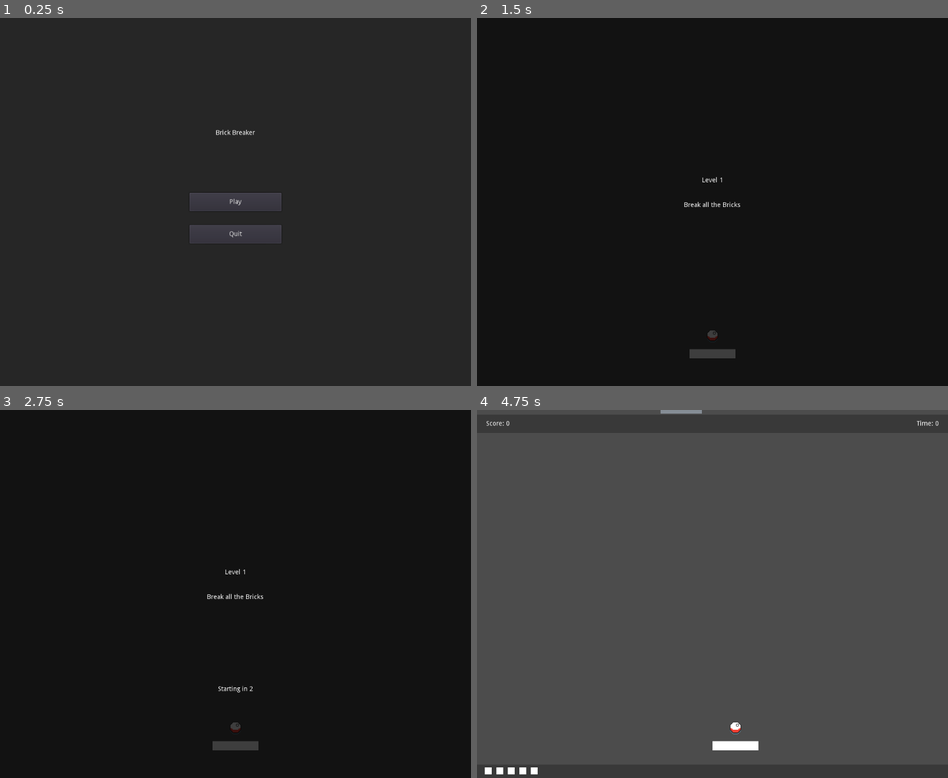
Above: before the commit, frames 1-4 (two rows, left to right).
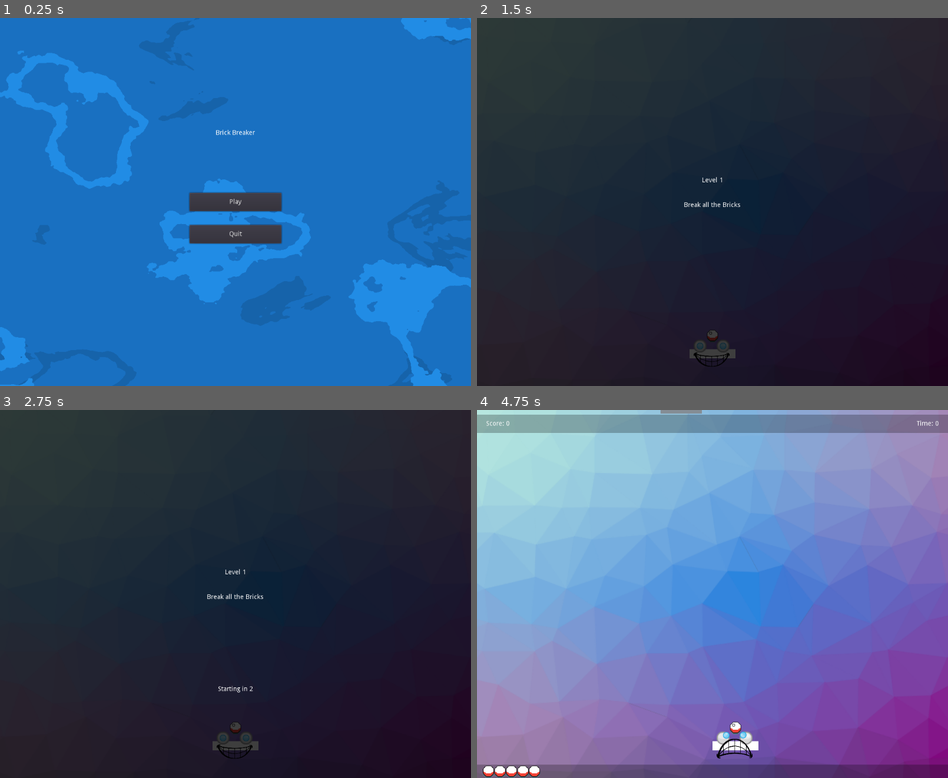
Above: after the commit, the same moments.

Repository: NelsonAlemanMoreno/Project-3-Juicy-game
Game: Godot game, scene res://UI/Main_Menu.tscn
Two runs of this game, one before a commit and one after it. Both use one fixed random seed, a clock stepped at 60 frames per second and the inputs below.
Inputs (mouse positions are in pixels of both pictures, inside the frame that each line leads up to):
- Up to frame 1 (0.25 s): no input
- Up to frame 2 (1.5 s): click "Play" at 0.5 s; tap Enter at 1.25 s; move the mouse to (736, 202) at 1.27 s; press the mouse at (736, 202) at 1.28 s
- Up to frame 3 (2.75 s): tap Space at 2 s; move the mouse to (211, 594) at 2.02 s; release the mouse at (211, 594) at 2.03 s; click (211, 594) at 2.1 s
- Up to frame 4 (4.75 s): tap Enter at 2.75, 4.25 s; move the mouse to (721, 586) at 2.77 s; press the mouse at (721, 586) at 2.78 s; tap Space at 3.5 s; move the mouse to (707, 601) at 3.52 s; release the mouse at (707, 601) at 3.53 s; click (707, 601) at 3.6 s; move the mouse to (745, 597) at 4.27 s; press the mouse at (745, 597) at 4.28 s

The runs differ from the first frame. In frame 1, 98% of the frame differs, in the area x 0-100%, y 0-100%; in frame 2, 81%; in frame 3, 81%; in frame 4, 100%.

Commit message:
finished

Diff:
--- a/Ball/Ball.gd
+++ b/Ball/Ball.gd
@@ -4,9 +4,20 @@
 var max_speed = 600.0
 var speed_multiplier = 1.0
 var accelerate = false
+var time_highlight = 0.4
+var time_highlight_size = 0.3
+
+var wobble_period = 0.0
+var wobble_amplitude = 0.0
+export var wobble_max = 5
+var wobble_direction = Vector2.ZERO
+var decay_wobble = 0.15
+
+export var distort_effect = 0.0002
+
+var h_rotate = 0.0
 
 var released = true
-
 var initial_velocity = Vector2.ZERO
 
 func _ready():
@@ -29,6 +40,12 @@
 	if not released and event.is_action_pressed("release"):
 		apply_central_impulse(initial_velocity)
 		released = true
+		$Tween.interpolate_property($Images/Highlight, "modulate:a", 1.0, 0.0, time_highlight, Tween.TRANS_LINEAR, Tween.EASE_IN_OUT)
+		$Tween.interpolate_property($Images/Highlight, "scale", Vector2(2.0,2.0), Vector2(1.0,1.0), time_highlight_size, Tween.TRANS_BOUNCE, Tween.EASE_IN)
+		$Tween.start()
+		wobble_direction = linear_velocity.tangent().normalized()
+		wobble_amplitude = wobble_max
+
 
 func _integrate_forces(state):
 	if not released:
@@ -55,6 +72,28 @@
 func change_speed(s):
 	speed_multiplier = s
 
+func wobble():
+	wobble_period += 1
+	if wobble_amplitude > 0:
+		var pos = wobble_direction * wobble_amplitude * sin(wobble_period)
+		$Images.position = pos
+		wobble_amplitude -= decay_wobble
+
+func distort():
+	var direction = Vector2(1 + linear_velocity.length() * distort_effect, 1 - linear_velocity.length() * distort_effect)
+	$Images.rotation = linear_velocity.angle()
+	$Images.scale = direction
+
+func comet():
+	h_rotate = wrapf(h_rotate+0.01, 0, 1)
+	var comet_container = get_node_or_null("/root/Game/Comet_Container")
+	if comet_container != null:
+		var sprite = $Images/Sprite.duplicate()
+		sprite.global_position = global_position
+		sprite.modulate.s = 0.6
+		sprite.modulate.h = h_rotate
+		comet_container.add_child(sprite)
+
 func die():
 	var Die_sound = get_node_or_null('/root/Game/Die')
 	if Die_sound != null:
--- a/Ball/Ball.tscn
+++ b/Ball/Ball.tscn
@@ -1,7 +1,9 @@
-[gd_scene load_steps=10 format=2]
+[gd_scene load_steps=12 format=2]
 
 [ext_resource path="res://Ball/Ball.gd" type="Script" id=1]
 [ext_resource path="res://Assets/CoolerBall.png" type="Texture" id=2]
+[ext_resource path="res://Assets/ballBlue.png" type="Texture" id=3]
+[ext_resource path="res://Assets/ballGrey.png" type="Texture" id=4]
 
 [sub_resource type="PhysicsMaterial" id=2]
 friction = 0.0
@@ -46,13 +48,24 @@
 linear_damp = 0.0
 script = ExtResource( 1 )
 
+[node name="Images" type="Node2D" parent="."]
+
+[node name="Sprite" type="Sprite" parent="Images"]
+modulate = Color( 1, 1, 1, 0.67451 )
+texture = ExtResource( 4 )
+
+[node name="Highlight" type="Sprite" parent="Images"]
+texture = ExtResource( 3 )
+
 [node name="AnimatedSprite" type="AnimatedSprite" parent="."]
 scale = Vector2( 0.1, 0.1 )
 frames = SubResource( 7 )
-frame = 1
+frame = 3
 playing = true
 
 [node name="CollisionShape2D" type="CollisionShape2D" parent="."]
 shape = SubResource( 1 )
 
+[node name="Tween" type="Tween" parent="."]
+
 [connection signal="body_entered" from="." to="." method="_on_Ball_body_entered"]
--- a/Ball/Ball_Container.gd
+++ b/Ball/Ball_Container.gd
@@ -9,6 +9,9 @@
 func _physics_process(_delta):
 	if get_child_count() == 0:
 		Global.update_lives(-1)
+		var camera = get_node_or_null("/root/Game/Camera")
+		if camera != null:
+			camera.add_trauma(3.0)
 		Global.update_fever(-Global.fever)
 		make_ball()
 
--- /dev/null
+++ b/Ball/Comet_Container.gd
@@ -0,0 +1,14 @@
+extends Node2D
+
+
+func _ready():
+	pass
+
+func _physics_process(_delta):
+	for c in get_children():
+		if c.modulate.a <= 0 or c.modulate.v <= 0:
+			c.queue_free()
+		c.scale *= 0.99
+		c.modulate.a -= 0.03
+		c.modulate.v -= 0.01
+		c.modulate.h += 0.02
--- a/Brick/Brick.gd
+++ b/Brick/Brick.gd
@@ -75,10 +75,16 @@
 func die():
 	dying = true
 	collision_layer = 0
-	$ColorRect.hide()
 	Global.update_score(score)
 	if not Global.feverish:
 		Global.update_fever(score)
+	$Tween.interpolate_property(self, "position", position, Vector2(position.x, 1000), time_fall, Tween.TRANS_EXPO, Tween.EASE_IN)
+	$Tween.interpolate_property(self, "rotation", rotation, -PI + randf()*2*PI, time_rotate, Tween.TRANS_QUAD, Tween.EASE_IN_OUT)
+	$Tween.interpolate_property($ColorRect, "color:a", $ColorRect.color.a, 0, time_a, Tween.TRANS_LINEAR, Tween.EASE_IN_OUT)
+	$Tween.interpolate_property($ColorRect, "color:s", $ColorRect.color.s, 0, time_s, Tween.TRANS_LINEAR, Tween.EASE_IN_OUT)
+	$Tween.interpolate_property($ColorRect, "color:v", $ColorRect.color.v, 0, time_v, Tween.TRANS_LINEAR, Tween.EASE_IN_OUT)
+	$Tween.start()
+
 	get_parent().check_level()
 	if randf() < powerup_prob:
 		var Powerup_Container = get_node_or_null("/root/Game/Powerup_Container")
--- a/Game.tscn
+++ b/Game.tscn
@@ -14,6 +14,9 @@
 [ext_resource path="res://Assets/paddle.wav" type="AudioStream" id=12]
 [ext_resource path="res://Assets/GameMusic3.mp3" type="AudioStream" id=13]
 [ext_resource path="res://Assets/brick.wav" type="AudioStream" id=14]
+[ext_resource path="res://Ball/Comet_Container.gd" type="Script" id=15]
+[ext_resource path="res://UI/Camera.gd" type="Script" id=16]
+[ext_resource path="res://Assets/Wallpaper.png" type="Texture" id=17]
 
 [sub_resource type="RectangleShape2D" id=1]
 extents = Vector2( 100, 500 )
@@ -23,6 +26,20 @@
 
 [node name="Game" type="Node2D"]
 script = ExtResource( 4 )
+
+[node name="TextureRect" type="TextureRect" parent="."]
+margin_right = 1192.0
+margin_bottom = 814.0
+texture = ExtResource( 17 )
+stretch_mode = 7
+
+[node name="Camera" type="Camera2D" parent="."]
+anchor_mode = 0
+current = true
+script = ExtResource( 16 )
+
+[node name="Comet_Container" type="Node2D" parent="."]
+script = ExtResource( 15 )
 
 [node name="Wall_Container" type="Node2D" parent="."]
 visible = false
--- a/Paddle/Paddle.gd
+++ b/Paddle/Paddle.gd
@@ -16,6 +16,21 @@
 	position = target
 	for c in $Powerups.get_children():
 		c.payload()
+	var ball_container = get_node_or_null("/root/Game/Ball_Container")
+	if ball_container != null and ball_container.get_child_count() > 0:
+		var ball = ball_container.get_child(0)
+		$Eye1/Pupil/Sprite.position.x = 7
+		$Eye2/Pupil/Sprite.position.x = 7
+		$Eye1/Pupil.look_at(ball.position)
+		$Eye2/Pupil.look_at(ball.position)
+		var d = ((($Mouth.global_position.y - ball.global_position.y)/Global.VP.y)-0.2)*2
+		d = clamp(d, -1, 1)
+		$Mouth.scale.y = d
+	else:
+		$Eye1/Pupil/Sprite.position.x = 0
+		$Eye2/Pupil/Sprite.position.x = 0
+		$Mouth.scale.y = 1
+
 
 func _input(event):
 	if event is InputEventMouseMotion:
--- a/Paddle/Paddle.tscn
+++ b/Paddle/Paddle.tscn
@@ -1,6 +1,9 @@
-[gd_scene load_steps=3 format=2]
+[gd_scene load_steps=6 format=2]
 
 [ext_resource path="res://Paddle/Paddle.gd" type="Script" id=1]
+[ext_resource path="res://Assets/ballBlue.png" type="Texture" id=2]
+[ext_resource path="res://Assets/ballGrey.png" type="Texture" id=3]
+[ext_resource path="res://Assets/mouth.png" type="Texture" id=4]
 
 [sub_resource type="RectangleShape2D" id=1]
 extents = Vector2( 50, 10 )
@@ -17,3 +20,30 @@
 shape = SubResource( 1 )
 
 [node name="Powerups" type="Node2D" parent="."]
+
+[node name="Eye1" type="Sprite" parent="."]
+position = Vector2( 23, -7 )
+scale = Vector2( 1.3, 1.3 )
+texture = ExtResource( 3 )
+
+[node name="Pupil" type="Node2D" parent="Eye1"]
+
+[node name="Sprite" type="Sprite" parent="Eye1/Pupil"]
+scale = Vector2( 0.5, 0.5 )
+texture = ExtResource( 2 )
+
+[node name="Eye2" type="Sprite" parent="."]
+position = Vector2( 73, -7 )
+scale = Vector2( 1.3, 1.3 )
+texture = ExtResource( 3 )
+
+[node name="Pupil" type="Node2D" parent="Eye2"]
+
+[node name="Sprite" type="Sprite" parent="Eye2/Pupil"]
+scale = Vector2( 0.5, 0.5 )
+texture = ExtResource( 2 )
+
+[node name="Mouth" type="Sprite" parent="."]
+position = Vector2( 50, 20 )
+scale = Vector2( 0.2, 0.2 )
+texture = ExtResource( 4 )
--- /dev/null
+++ b/UI/Camera.gd
@@ -0,0 +1,37 @@
+extends Camera2D
+# Originally developed by Squirrel Eiserloh (https://youtu.be/tu-Qe66AvtY)
+# Refined by KidsCanCode (https://kidscancode.org/godot_recipes/2d/screen_shake/)
+
+export var decay = 2                      # How quickly the shaking stops [0, 1].
+export var max_offset = Vector2(10, 0)    # Maximum hor/ver shake in pixels.
+export var max_roll = 0.05                  # Maximum rotation in radians (use sparingly).
+export (NodePath) var target                # Assign the node this camera will follow.
+
+var trauma = 0.0                            # Current shake strength.
+var trauma_power = 3                        # Trauma exponent. Use [2, 3].
+var max_trauma = 4.0
+onready var noise = OpenSimplexNoise.new()
+var noise_y = 0
+
+func _ready():
+	  randomize()
+	  noise.seed = randi()
+	  noise.period = 4
+	  noise.octaves = 2
+
+func _process(delta):
+	if target:
+		global_position = get_node(target).global_position
+	if trauma:
+		trauma = max(trauma - decay * delta, 0)
+		shake()
+
+func shake():
+	  var amount = pow(min(trauma,1.0), trauma_power)
+	  noise_y += 1
+	  rotation = max_roll * amount * noise.get_noise_2d(noise.seed, noise_y)
+	  offset.x = max_offset.x * amount * noise.get_noise_2d(noise.seed*2, noise_y)
+	  offset.y = max_offset.y * amount * noise.get_noise_2d(noise.seed*3, noise_y)
+
+func add_trauma(amount):
+	trauma = min(trauma + amount, max_trauma)
--- a/UI/Indicator.tscn
+++ b/UI/Indicator.tscn
@@ -1,9 +1,39 @@
-[gd_scene format=2]
+[gd_scene load_steps=7 format=2]
+
+[ext_resource path="res://Assets/CoolerBall.png" type="Texture" id=1]
+
+[sub_resource type="AtlasTexture" id=3]
+flags = 4
+atlas = ExtResource( 1 )
+region = Rect2( 0, 0, 299, 299 )
+
+[sub_resource type="AtlasTexture" id=4]
+flags = 4
+atlas = ExtResource( 1 )
+region = Rect2( 0, 299, 299, 299 )
+
+[sub_resource type="AtlasTexture" id=5]
+flags = 4
+atlas = ExtResource( 1 )
+region = Rect2( 0, 598, 299, 299 )
+
+[sub_resource type="AtlasTexture" id=6]
+flags = 4
+atlas = ExtResource( 1 )
+region = Rect2( 0, 897, 299, 299 )
+
+[sub_resource type="SpriteFrames" id=7]
+animations = [ {
+"frames": [ SubResource( 3 ), SubResource( 4 ), SubResource( 5 ), SubResource( 6 ) ],
+"loop": true,
+"name": "default",
+"speed": 5.0
+} ]
 
 [node name="Indicator" type="Node2D"]
 
-[node name="ColorRect" type="ColorRect" parent="."]
-margin_left = -7.5
-margin_top = -7.5
-margin_right = 7.5
-margin_bottom = 7.5
+[node name="AnimatedSprite" type="AnimatedSprite" parent="."]
+scale = Vector2( 0.1, 0.1 )
+frames = SubResource( 7 )
+frame = 2
+playing = true
--- a/UI/Main_Menu.tscn
+++ b/UI/Main_Menu.tscn
@@ -1,6 +1,76 @@
-[gd_scene load_steps=2 format=2]
+[gd_scene load_steps=4 format=2]
 
 [ext_resource path="res://UI/Main_Menu.gd" type="Script" id=1]
+
+[sub_resource type="Shader" id=1]
+code = "// Water shader
+
+shader_type canvas_item;
+uniform int OCTAVE = 6;
+uniform float mulscale = 5.0;
+uniform float height = 0.6;
+uniform float tide = 0.1;
+uniform float foamthickness = 0.1;
+uniform float timescale = 1.0;
+uniform float waterdeep = 0.3;
+uniform vec4 WATER_COL : hint_color =  vec4(0.1, 0.44, 0.76, 1.0);
+uniform vec4 WATER2_COL : hint_color =  vec4(0.09, 0.39, 0.67, 1.0);
+uniform vec4 FOAM_COL : hint_color = vec4(0.13, 0.55, 0.9, 1.0);
+
+
+float rand(vec2 input){
+	return fract(sin(dot(input,vec2(23.53,44.0)))*42350.45);
+}
+
+float perlin(vec2 input){
+	vec2 i = floor(input);
+	vec2 j = fract(input);
+	vec2 coord = smoothstep(0.,1.,j);
+
+	float a = rand(i);
+	float b = rand(i+vec2(1.0,0.0));
+	float c = rand(i+vec2(0.0,1.0));
+	float d = rand(i+vec2(1.0,1.0));
+
+	return mix(mix(a,b,coord.x),mix(c,d,coord.x),coord.y);
+}
+
+float fbm(vec2 input){
+	float value = 0.0;
+	float scale = 0.5;
+
+	for(int i = 0; i < OCTAVE; i++){
+		value += perlin(input)*scale;
+		input*=2.0;
+		scale*=0.5;
+	}
+	return value;
+}
+
+void fragment(){
+	float newtime = TIME*timescale;
+	float fbmval = fbm(vec2(UV.x*mulscale+0.2*sin(0.3*newtime)+0.15*newtime,-0.05*newtime+UV.y*mulscale+0.1*cos(0.68*newtime)));
+	float fbmvalshadow = fbm(vec2(UV.x*mulscale+0.2*sin(-0.6*newtime + 25.0 * UV.y)+0.15*newtime+3.0,-0.05*newtime+UV.y*mulscale+0.13*cos(-0.68*newtime))-7.0+0.1*sin(0.43*newtime));
+	float myheight = height+tide*sin(newtime+5.0*UV.x-8.0*UV.y);
+	float shadowheight = height+tide*1.3*cos(newtime+2.0*UV.x-2.0*UV.y);
+	float withinFoam = step(myheight, fbmval)*step(fbmval, myheight + foamthickness);
+	float shadow = (1.0-withinFoam)*step(shadowheight, fbmvalshadow)*step(fbmvalshadow, shadowheight + foamthickness * 0.7);
+	COLOR = withinFoam*FOAM_COL + shadow*WATER2_COL + ((1.0-withinFoam)*(1.0-shadow))*WATER_COL;
+	//COLOR = vec4(1.0,1.0,1.0,fbmval);
+}"
+
+[sub_resource type="ShaderMaterial" id=2]
+shader = SubResource( 1 )
+shader_param/OCTAVE = 6
+shader_param/mulscale = 5.0
+shader_param/height = 0.6
+shader_param/tide = 0.1
+shader_param/foamthickness = 0.1
+shader_param/timescale = 1.0
+shader_param/waterdeep = 0.3
+shader_param/WATER_COL = Color( 0.1, 0.44, 0.76, 1 )
+shader_param/WATER2_COL = Color( 0.09, 0.39, 0.67, 1 )
+shader_param/FOAM_COL = Color( 0.13, 0.55, 0.9, 1 )
 
 [node name="Main_Menu" type="Control"]
 anchor_right = 1.0
@@ -8,6 +78,7 @@
 script = ExtResource( 1 )
 
 [node name="Background" type="ColorRect" parent="."]
+material = SubResource( 2 )
 anchor_right = 1.0
 anchor_bottom = 1.0
 color = Color( 0, 0, 0, 0.501961 )
Binary file added: Assets/Wallpaper.png
Binary file added: Assets/ballBlue.png
Binary file added: Assets/ballGrey.png
Binary file added: Assets/mouth.png
Not shown: 1 places in Game.tscn that only renumber resources
Not shown, added: default_env.tres~RF11a48a7f.TMP
